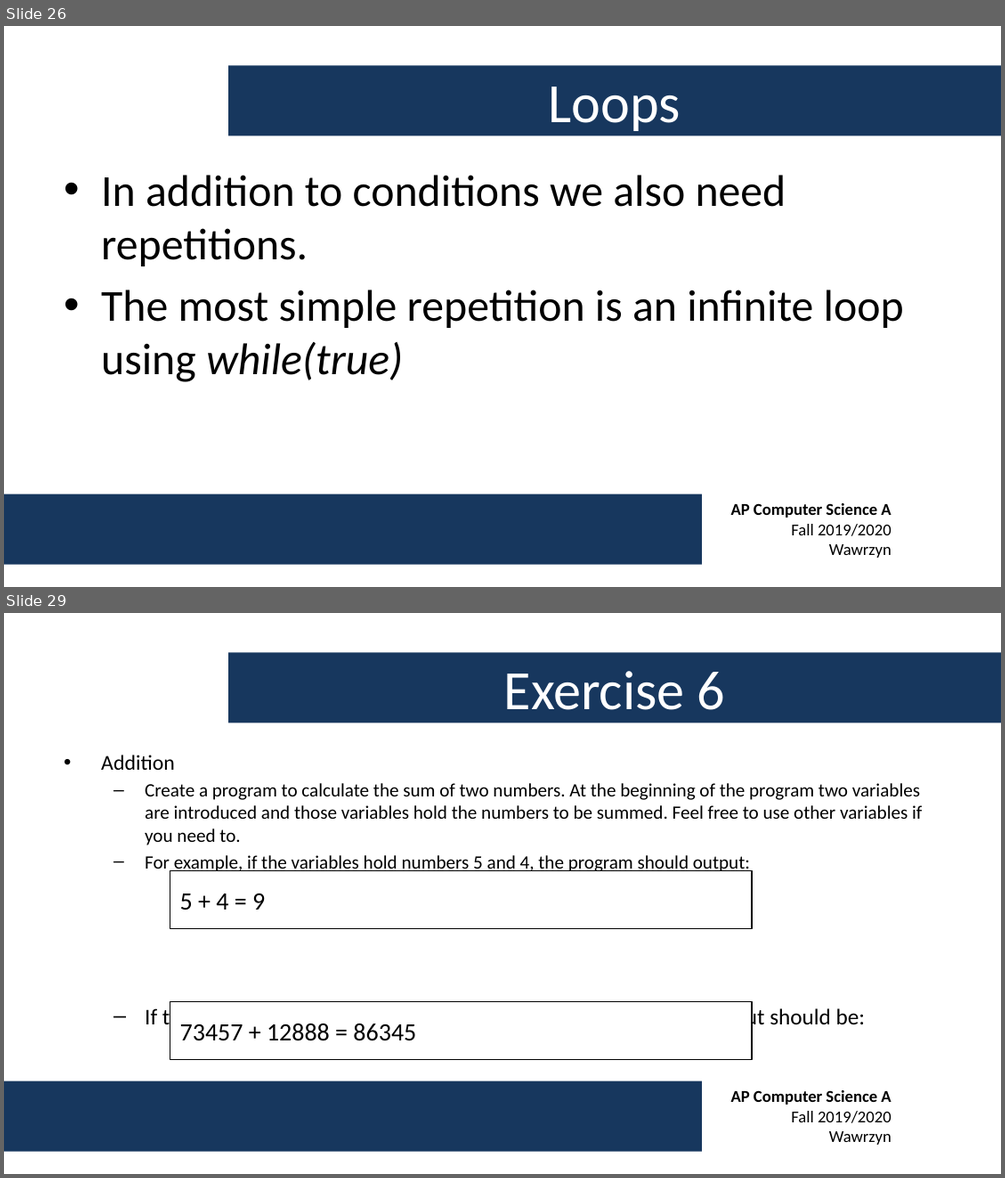
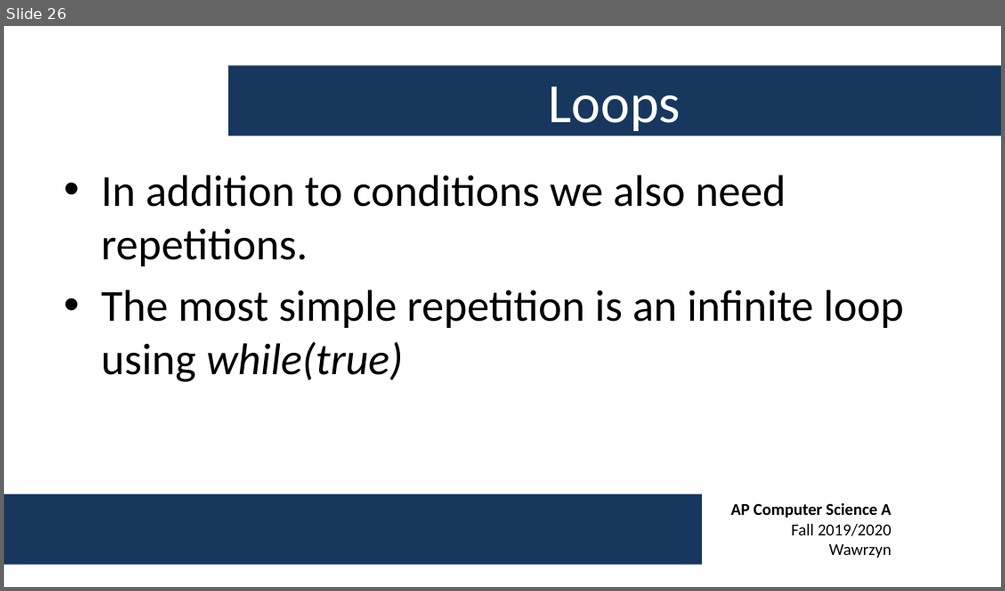
Before and after one commit to swawrzyn/shtcs-ap-cs-fall-2019, a slide deck: Week 1/AP CS A - Week 1 Lecture.pptx. Shown one above the other, each under a label of ours: slides 26 and 29 before the commit, slide 26 after it; the slides between them are not shown. The pictures are 1005x1178 and 1005x591 pixels, drawn with LibreOffice and Linux fonts; fonts in the diff are those of the drawing; background and template pictures are left out. Boxes give left, top, right and bottom in pixels: in the first picture for what was removed or moved away, otherwise in the second. Text is boxed around its words. In the diff, an @@ line names an element or a change of style, - is before the commit and + after.

```diff
--- a/Week 1/AP CS A - Week 1 Lecture.pptx
+++ b/Week 1/AP CS A - Week 1 Lecture.pptx
@@ slide 29 removed at bbox=[4, 613, 1001, 1174], background #FFFFFF; not listed: 2 template elements that a slide beside it also shows @@
@@ title removed at bbox=[228, 653, 1001, 723] @@
-Exercise 6
@@ text removed at bbox=[101, 755, 922, 1030] @@
-• Addition
-  – Create a program to calculate the sum of two numbers. At the beginning of the program two variables are introduced and those variables hold the numbers to be summed. Feel free to use other variables if you need to.
-  – For example, if the variables hold numbers 5 and 4, the program should output:
-  – If the variables hold numbers 73457 and 12888, the program output should be:
@@ rectangle removed at bbox=[170, 870, 752, 928] @@
-5 + 4 = 9
@@ rectangle removed at bbox=[170, 1002, 752, 1060] @@
-73457 + 12888 = 86345
```
Also in this commit, not shown: 1 slide changed, 11 slides added, 5 other slides removed.
